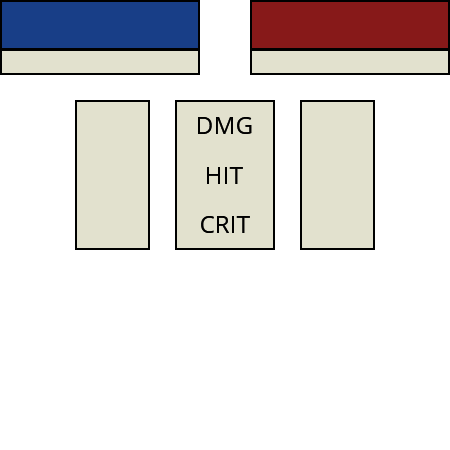
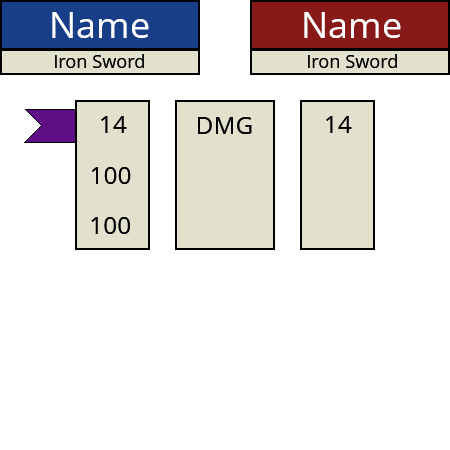
Layered file, before and after one edit (450 x 450). Changes by layer:
hid "CRIT" over [201, 216, 250, 233]
hid "HIT" over [207, 167, 243, 184]
added layer "Layer 5" above "DMG" over [24, 109, 75, 143]
showed "14 copy" over [326, 116, 352, 133]
showed "100" (1st of 2) over [91, 217, 130, 234]
showed "100" (2nd of 2) over [92, 167, 131, 184]
showed "14" over [101, 116, 127, 133]
removed layer "Rectangle 3" over [101, 116, 131, 234]
showed "Iron Sword copy" over [308, 54, 397, 68]
showed "Iron Sword" over [55, 54, 144, 68]
showed "Name1" over [304, 12, 401, 38]
showed "Name" over [52, 12, 149, 38]
